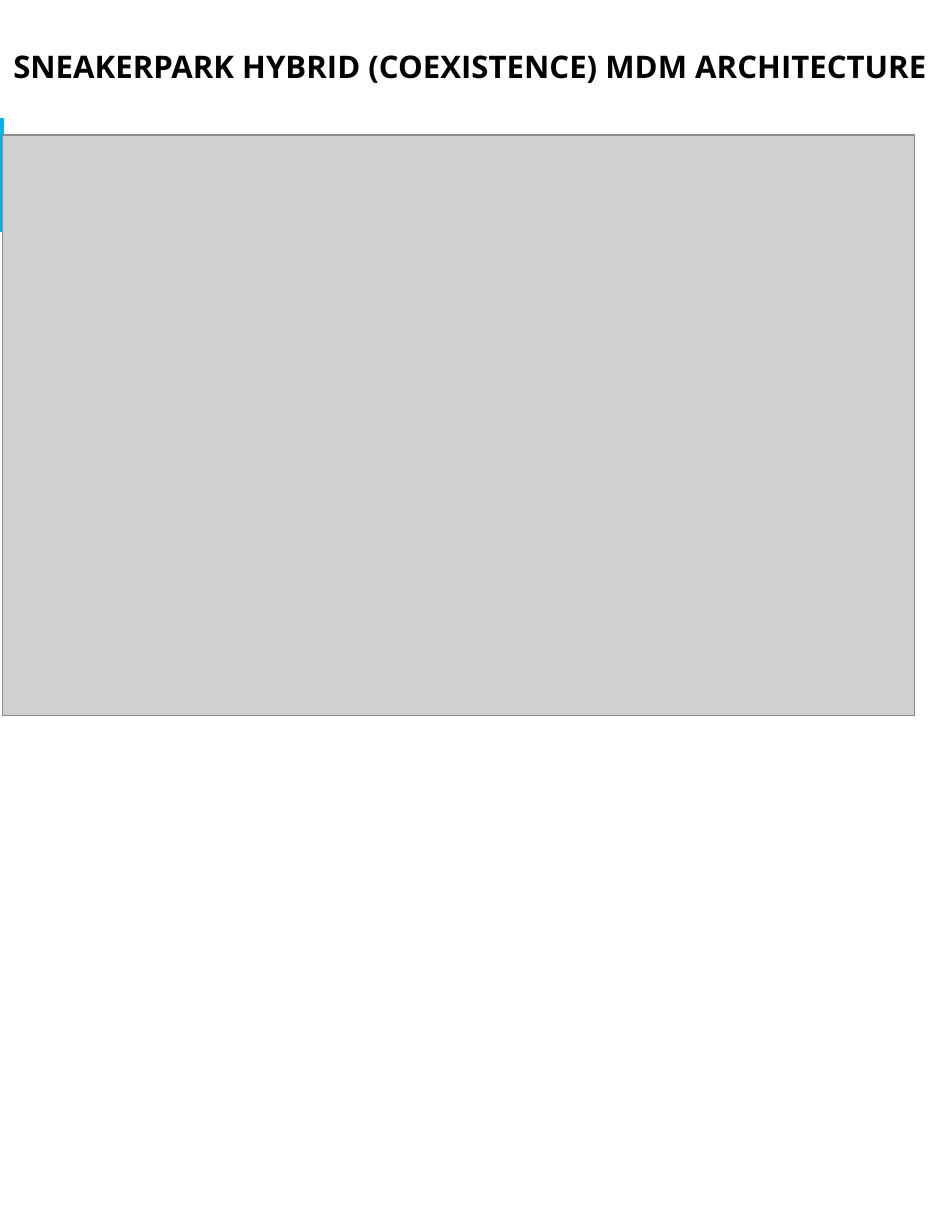
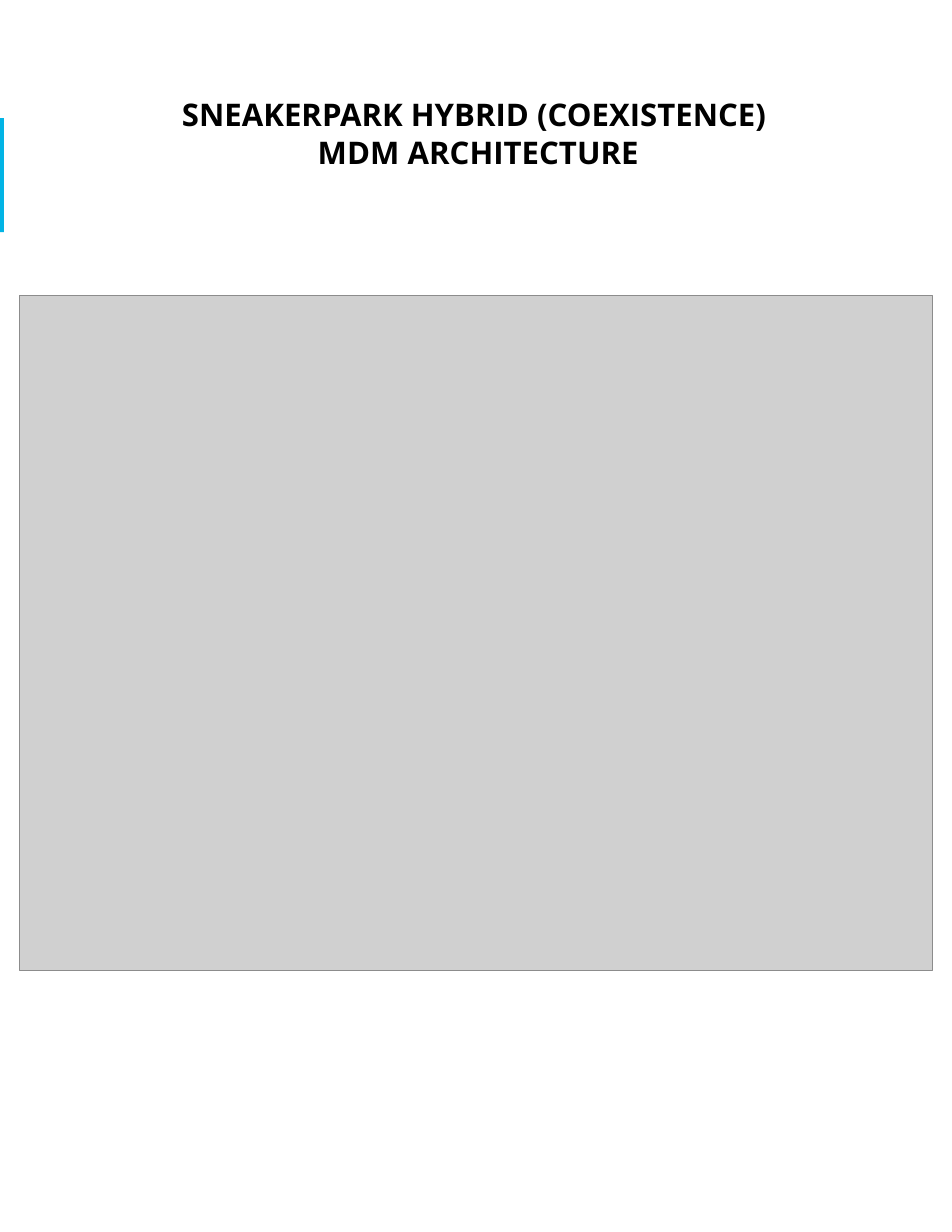
Before and after one commit to SwimLane2/udacity-ai-masters, a slide deck: slide 14 of Modules/03-Data-Architect/projects/Project 4 - SneakerPark Data Governance/report/sneakerpark_data_governance.pptx (slide 16 before the commit). Drawn at 952x1232 pixels with LibreOffice and Linux fonts; fonts in the diff are those of the drawing; grey boxes stand for pictures. Boxes give left, top, right and bottom in pixels: in the first picture for what was removed or moved away, otherwise in the second. Text is boxed around its words. In the diff, an @@ line names an element or a change of style, - is before the commit and + after.

```diff
--- a/Modules/03-Data-Architect/projects/Project 4 - SneakerPark Data Governance/report/sneakerpark_data_governance.pptx
+++ b/Modules/03-Data-Architect/projects/Project 4 - SneakerPark Data Governance/report/sneakerpark_data_governance.pptx
@@ text at (182, 103, 766, 165): text changed @@
-SNEAKERPARK HYBRID (COEXISTENCE) MDM ARCHITECTURE
+SNEAKERPARK HYBRID (COEXISTENCE)
+MDM ARCHITECTURE
@@ picture: place and size @@
-picture at (2, 136, 915, 716)
+picture at (20, 296, 933, 970)
```
Also in this commit, not shown: 2 other slides changed, 3 slides added, 7 slides removed, 1 other file.
